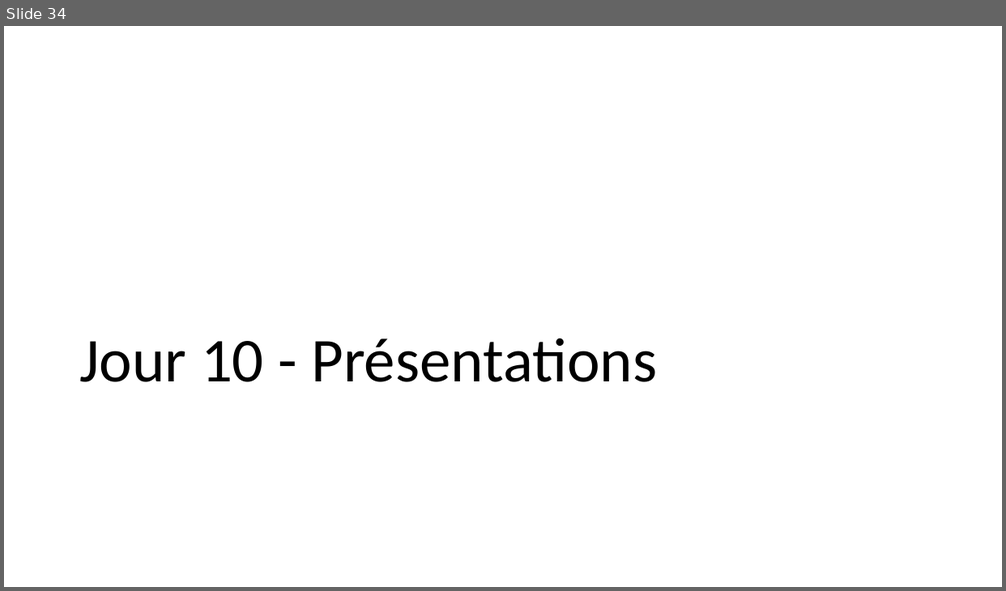
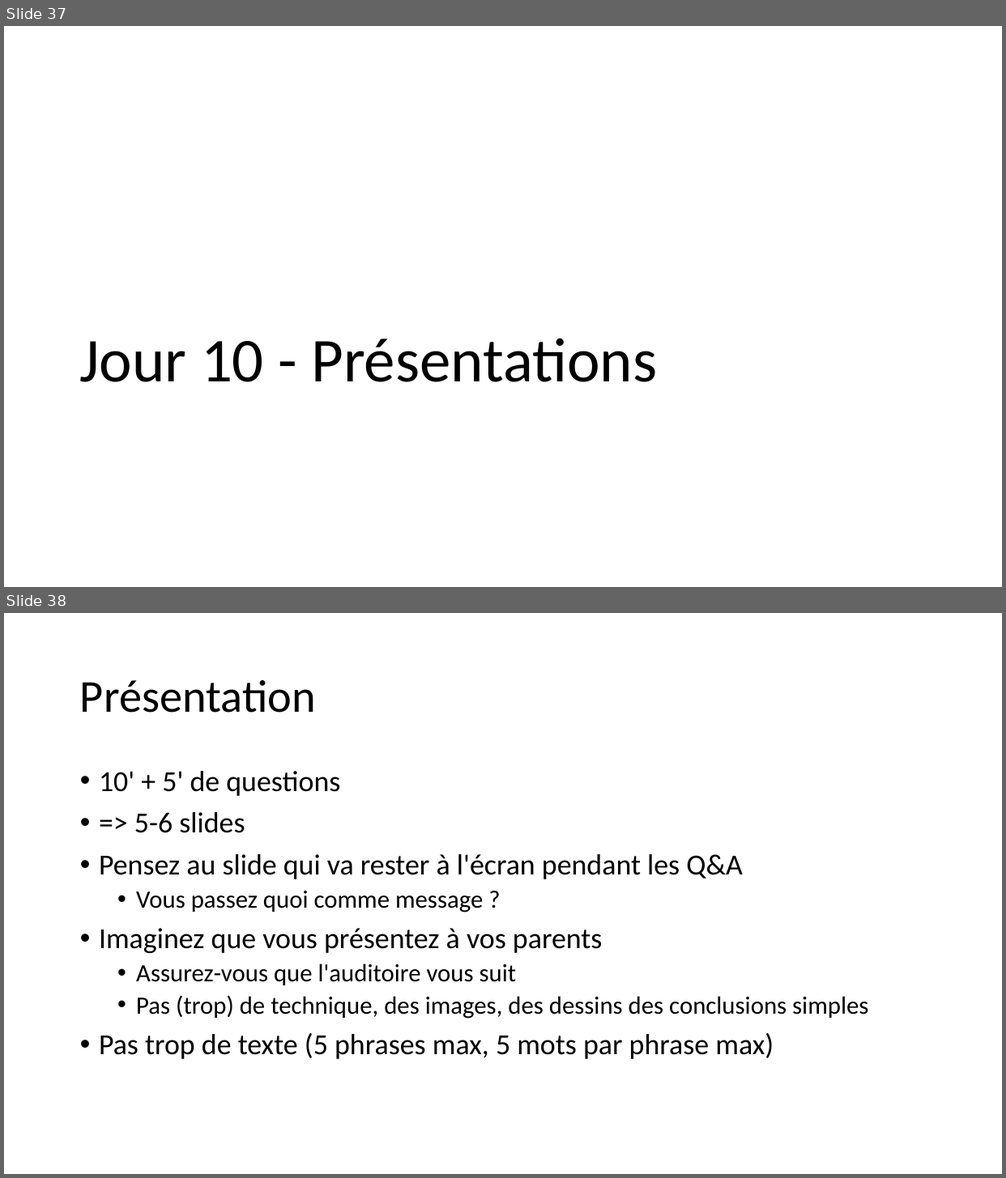
Before and after one commit to 40tude/Data_Essentials_Stage_Oct_2023, a slide deck: notes_de_stage.pptx. Shown one above the other, each under a label of ours: slide 34 before the commit, slides 37 and 38 after it. The pictures are 1006x591 and 1006x1178 pixels, drawn with LibreOffice and Linux fonts; fonts in the diff are those of the drawing. Boxes give left, top, right and bottom in pixels: in the first picture for what was removed or moved away, otherwise in the second. Text is boxed around its words. In the diff, an @@ line names an element or a change of style, - is before the commit and + after.

```diff
--- a/notes_de_stage.pptx
+++ b/notes_de_stage.pptx
@@ slide 38 added at box(4, 613, 1002, 1174), background #FFFFFF @@
@@ title added at box(80, 680, 316, 713), 44 pt, text #000000 @@
+Présentation
@@ text added at box(99, 771, 868, 1059), 28 pt, text #000000 @@
+• 10' + 5' de questions
+• => 5-6 slides
+• Pensez au slide qui va rester à l'écran pendant les Q&A
+  • Vous passez quoi comme message ?
+• Imaginez que vous présentez à vos parents
+  • Assurez-vous que l'auditoire vous suit
+  • Pas (trop) de technique, des images, des dessins des conclusions simples
+• Pas trop de texte (5 phrases max, 5 mots par phrase max)
@@ what was slide 34 is now slide 37 @@
```
Also in this commit, not shown: 7 slides changed, 4 other slides added, 4 other files.
